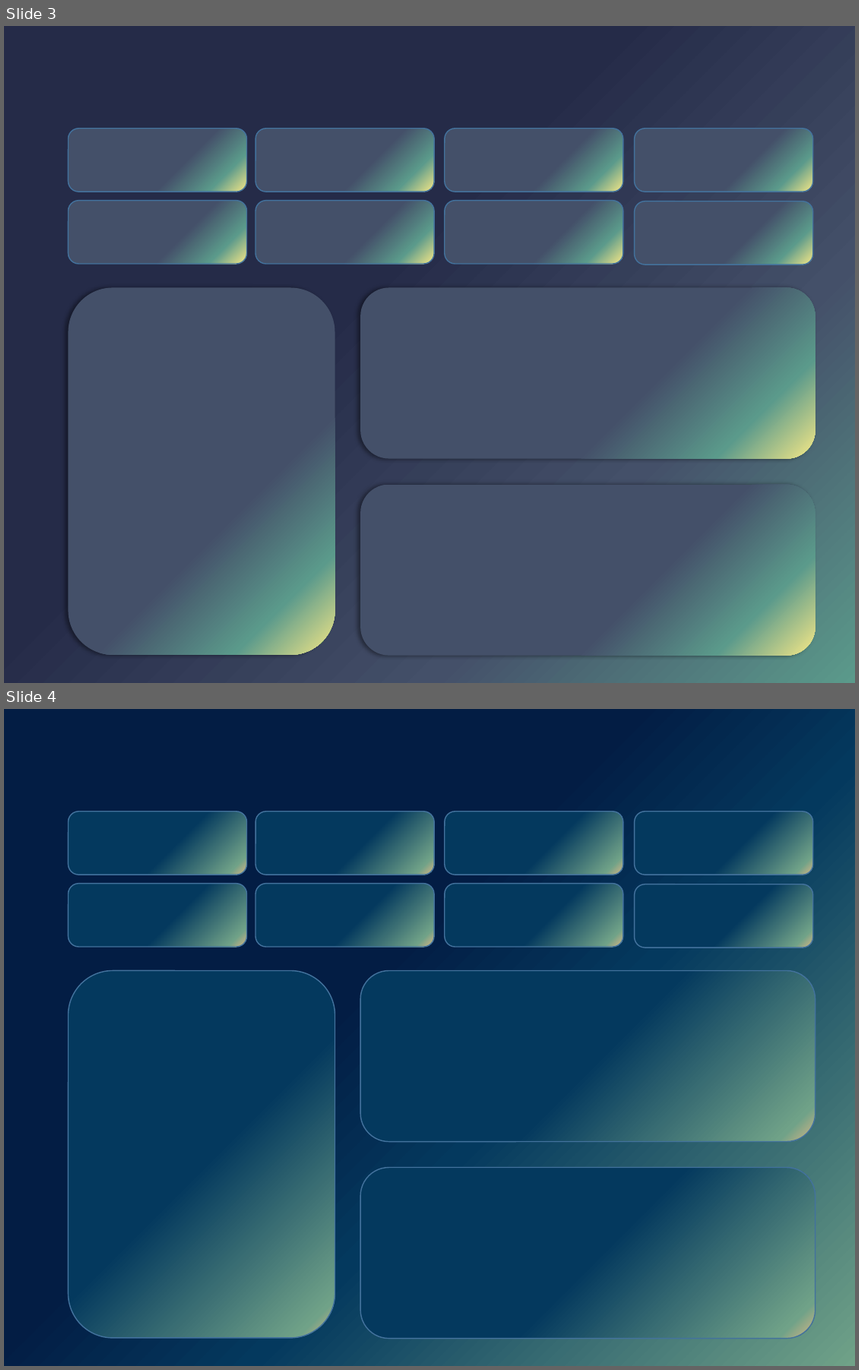
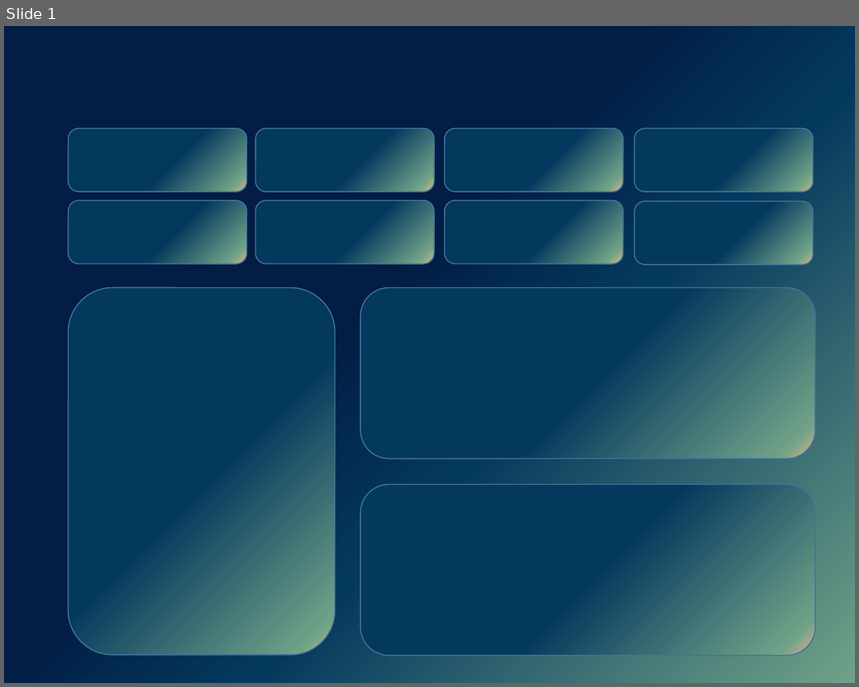
Before and after one commit to GaMicNa/From-Raw-Data-to-Actionable-Insights-Customer-Loyalty-Analysis-for-Retail, a slide deck: 02_BACKGROUND_DASHBOARD/BACKGROUND.svg.pptx. Shown one above the other, each under a label of ours: slides 3 and 4 before the commit, slide 1 after it. The pictures are 859x1370 and 859x687 pixels, drawn with LibreOffice and Linux fonts; fonts in the diff are those of the drawing. Boxes give left, top, right and bottom in pixels: in the first picture for what was removed or moved away, otherwise in the second. Text is boxed around its words. In the diff, an @@ line names an element or a change of style, - is before the commit and + after.

```diff
--- a/02_BACKGROUND_DASHBOARD/BACKGROUND.svg.pptx
+++ b/02_BACKGROUND_DASHBOARD/BACKGROUND.svg.pptx
@@ slide 3 removed at bbox=[4, 26, 855, 683], background gradient #252B48 to #445069 to #5B9A8B @@
@@ rounded rectangle removed at bbox=[69, 128, 247, 192] @@
@@ rounded rectangle removed at bbox=[256, 128, 434, 192] @@
@@ rounded rectangle removed at bbox=[445, 128, 624, 192] @@
@@ rounded rectangle removed at bbox=[635, 128, 813, 192] @@
@@ rounded rectangle removed at bbox=[69, 201, 247, 265] @@
@@ rounded rectangle removed at bbox=[256, 201, 434, 265] @@
@@ rounded rectangle removed at bbox=[445, 201, 624, 265] @@
@@ rounded rectangle removed at bbox=[635, 202, 813, 265] @@
@@ rounded rectangle removed at bbox=[69, 288, 335, 656] @@
@@ rounded rectangle removed at bbox=[360, 288, 816, 459] @@
@@ rounded rectangle removed at bbox=[360, 485, 816, 656] @@
@@ what was slide 4 is now slide 1 @@
```
Also in this commit, not shown: 2 other slides removed.
